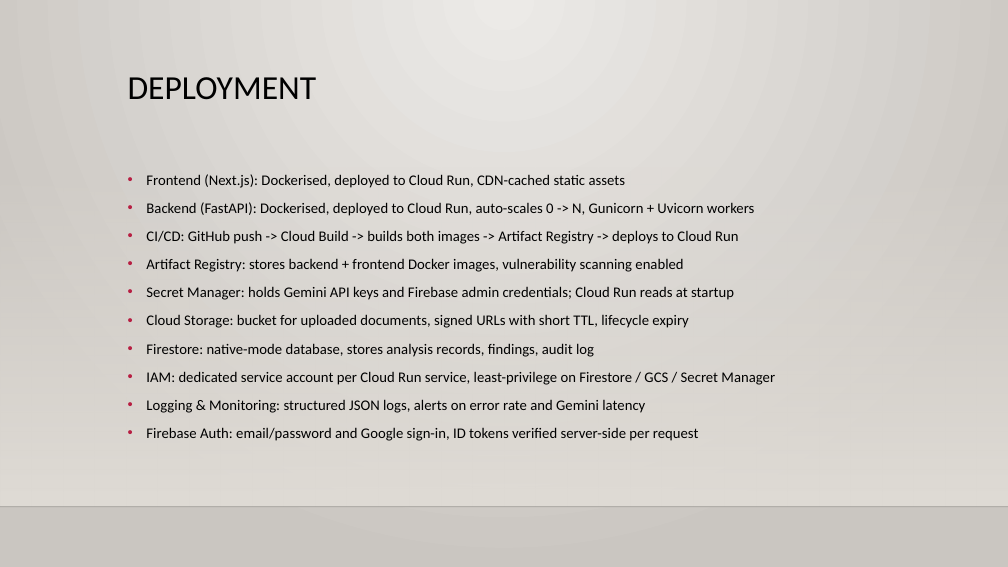
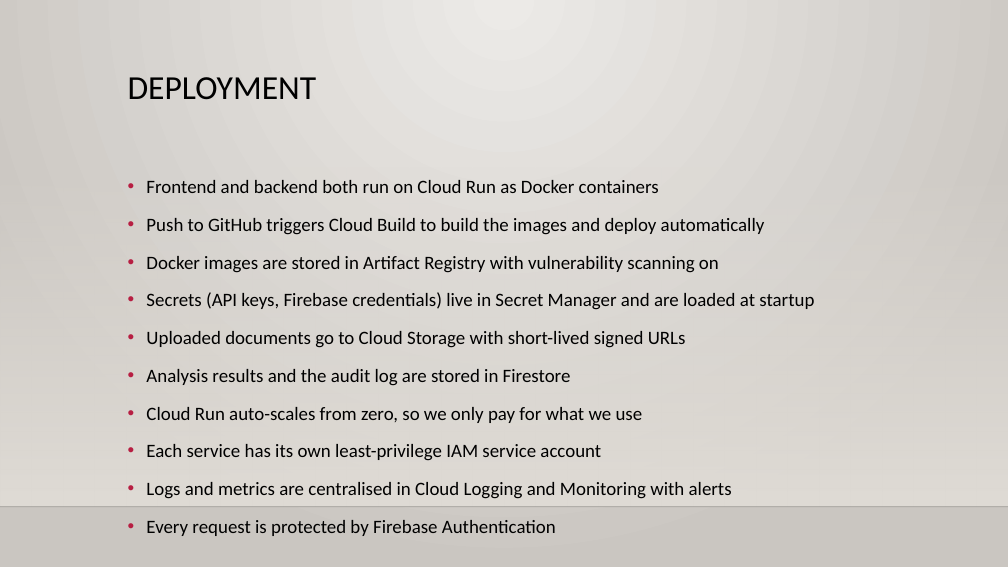
Before and after one commit to abhi88000/land-fraud-detection, a slide deck: slide 9 of docs/deck/Landshield-Deck.pptx. Drawn at 1008x567 pixels with LibreOffice and Linux fonts; fonts in the diff are those of the drawing; background and template pictures are left out. Boxes give left, top, right and bottom in pixels: in the first picture for what was removed or moved away, otherwise in the second. Text is boxed around its words. In the diff, an @@ line names an element or a change of style, - is before the commit and + after.

```diff
--- a/docs/deck/Landshield-Deck.pptx
+++ b/docs/deck/Landshield-Deck.pptx
@@ text at bbox=[146, 180, 814, 536]: text changed; size 14 to 18 pt @@
-• Frontend (Next.js): Dockerised, deployed to Cloud Run, CDN-cached static assets
-• Backend (FastAPI): Dockerised, deployed to Cloud Run, auto-scales 0 -> N, Gunicorn + Uvicorn workers
-• CI/CD: GitHub push -> Cloud Build -> builds both images -> Artifact Registry -> deploys to Cloud Run
-• Artifact Registry: stores backend + frontend Docker images, vulnerability scanning enabled
-• Secret Manager: holds Gemini API keys and Firebase admin credentials; Cloud Run reads at startup
-• Cloud Storage: bucket for uploaded documents, signed URLs with short TTL, lifecycle expiry
-• Firestore: native-mode database, stores analysis records, findings, audit log
-• IAM: dedicated service account per Cloud Run service, least-privilege on Firestore / GCS / Secret Manager
-• Logging & Monitoring: structured JSON logs, alerts on error rate and Gemini latency
-• Firebase Auth: email/password and Google sign-in, ID tokens verified server-side per request
+• Frontend and backend both run on Cloud Run as Docker containers
+• Push to GitHub triggers Cloud Build to build the images and deploy automatically
+• Docker images are stored in Artifact Registry with vulnerability scanning on
+• Secrets (API keys, Firebase credentials) live in Secret Manager and are loaded at startup
+• Uploaded documents go to Cloud Storage with short-lived signed URLs
+• Analysis results and the audit log are stored in Firestore
+• Cloud Run auto-scales from zero, so we only pay for what we use
+• Each service has its own least-privilege IAM service account
+• Logs and metrics are centralised in Cloud Logging and Monitoring with alerts
+• Every request is protected by Firebase Authentication
```
Also in this commit, not shown: 9 other slides changed, 1 other file.
